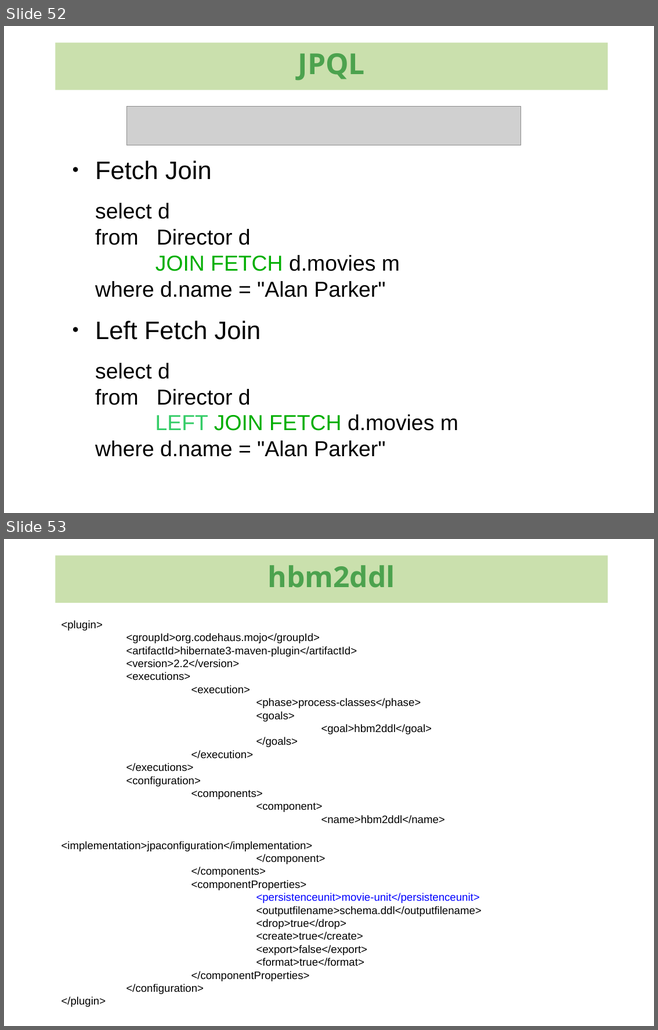
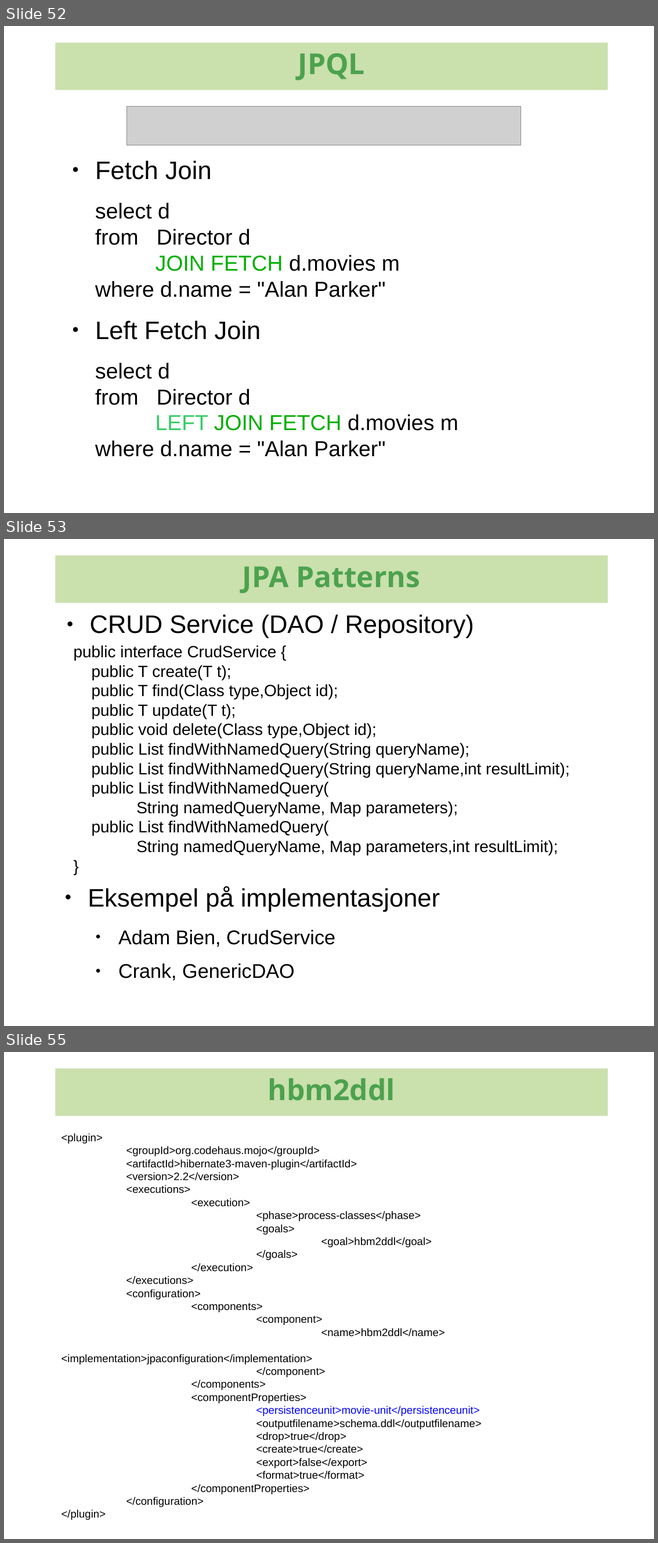
Before and after one commit to kenglxn/seam-maven-refimpl, a slide deck: sandbox/loo/jpa-continued/jpa-continued.odp. Shown one above the other, each under a label of ours: slides 52 and 53 before the commit, slides 52, 53 and 55 after it; the slides between them are not shown. The pictures are 658x1030 and 658x1543 pixels, drawn with LibreOffice and Linux fonts; fonts in the diff are those of the drawing; grey boxes stand for pictures; background and template pictures are left out. Boxes give left, top, right and bottom in pixels: in the first picture for what was removed or moved away, otherwise in the second. Text is boxed around its words. In the diff, an @@ line names an element or a change of style, - is before the commit and + after.

```diff
--- a/sandbox/loo/jpa-continued/jpa-continued.odp
+++ b/sandbox/loo/jpa-continued/jpa-continued.odp
@@ slide 53 added at bbox=[4, 539, 654, 1026], background #FFFFFF @@
@@ rectangle added at bbox=[55, 555, 607, 603], fill #CAE0AD, 32 pt, text #4CA24E, bold @@
+JPA Patterns
@@ text added at bbox=[90, 614, 474, 638], 28 pt, text #000000 @@
+● CRUD Service (DAO / Repository)
@@ text added at bbox=[74, 645, 570, 855], 18 pt, text #000000 @@
+public interface CrudService {
+public T create(T t);
+public T find(Class type,Object id);
+public T update(T t);
+public void delete(Class type,Object id);
+public List findWithNamedQuery(String queryName);
+public List findWithNamedQuery(String queryName,int resultLimit);
+public List findWithNamedQuery(
+String namedQueryName, Map parameters);
+public List findWithNamedQuery(
+String namedQueryName, Map parameters,int resultLimit);
+}
@@ text added at bbox=[88, 886, 440, 981], 22 pt, text #000000 @@
+● Eksempel på implementasjoner
+  ● Adam Bien, CrudService
+  ● Crank, GenericDAO
@@ what was slide 53 is now slide 55 @@
```
Also in this commit, not shown: 1 slide changed, 1 other slide added, 2 other files.
